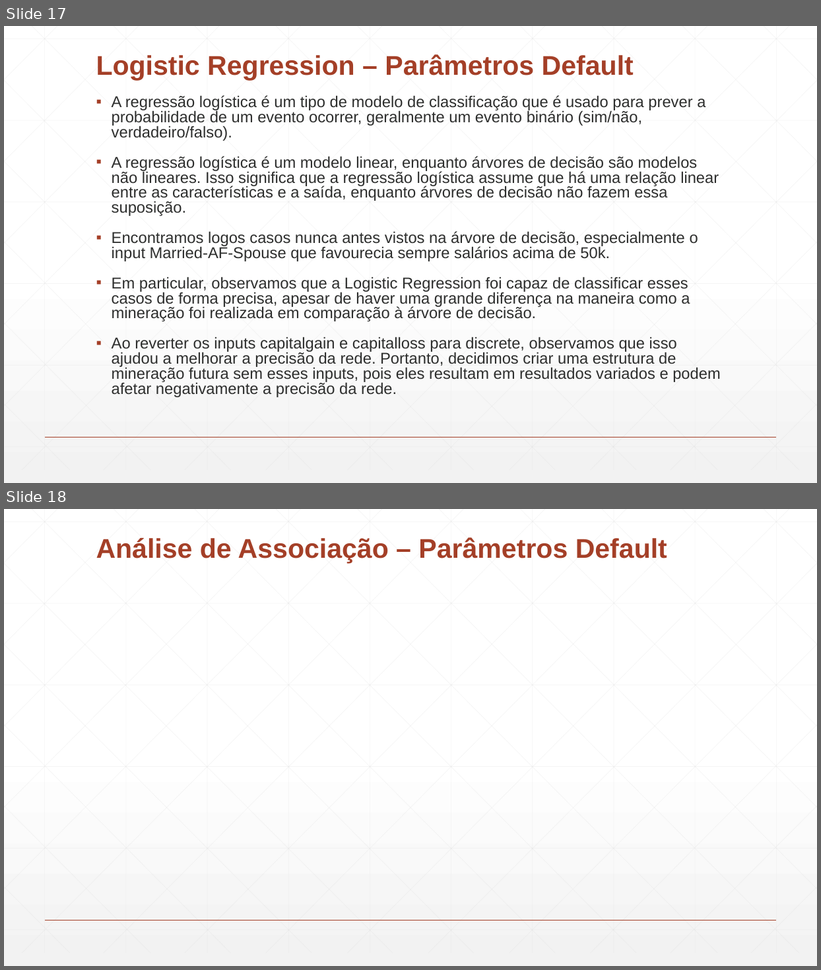
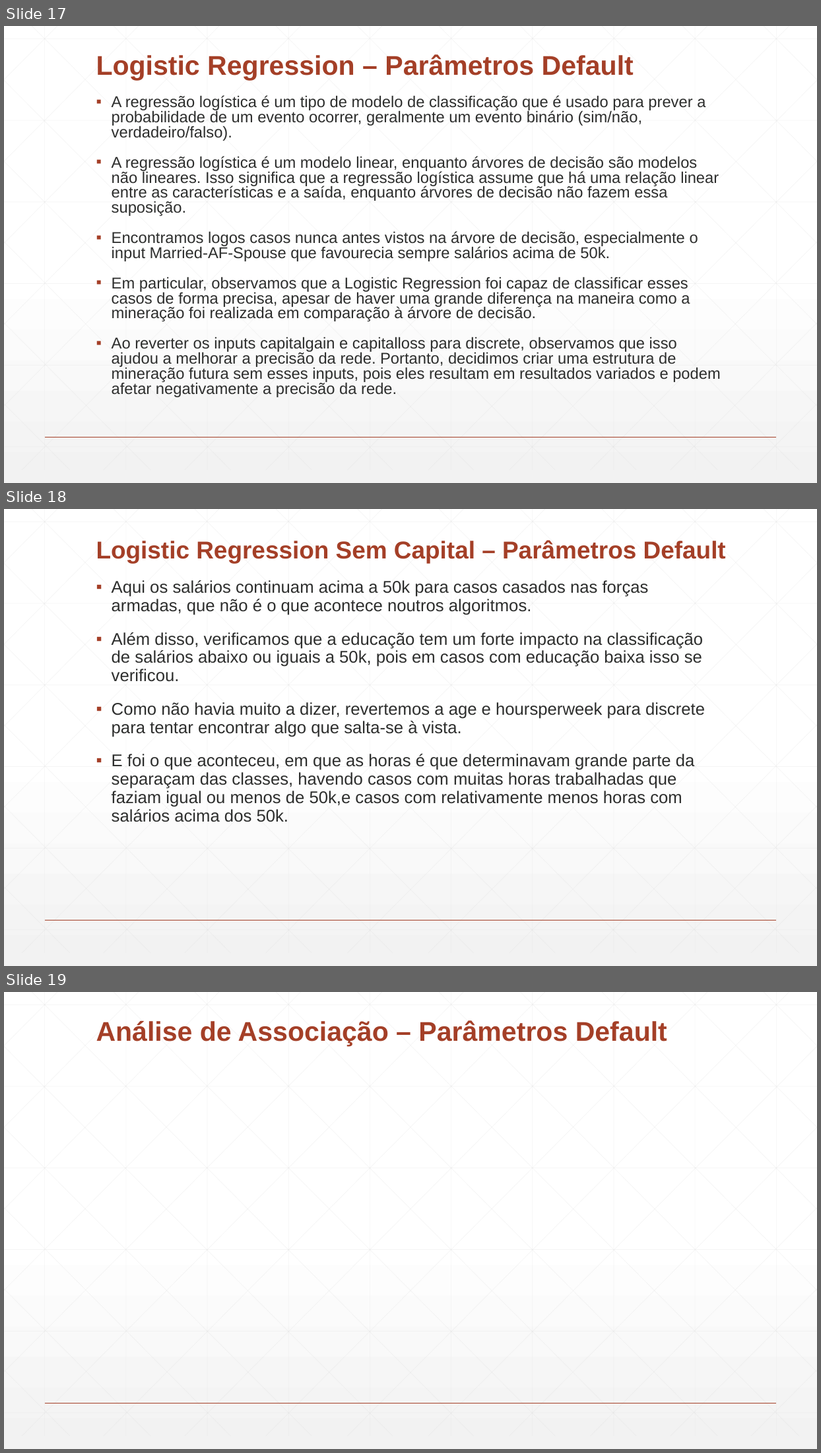
Before and after one commit to Paulitchos/SI_2_TP, a slide deck: Parte_2/DataMining.pptx. Shown one above the other, each under a label of ours: slides 17 and 18 before the commit, slides 17, 18 and 19 after it. The pictures are 821x970 and 821x1453 pixels, drawn with LibreOffice and Linux fonts; fonts in the diff are those of the drawing. Boxes give left, top, right and bottom in pixels: in the first picture for what was removed or moved away, otherwise in the second. Text is boxed around its words. In the diff, an @@ line names an element or a change of style, - is before the commit and + after.

```diff
--- a/Parte_2/DataMining.pptx
+++ b/Parte_2/DataMining.pptx
@@ slide 18 added at (4, 509, 817, 966), background gradient #FFFFFF to #F2F2F2; not listed: 47 template elements that a slide beside it also shows @@
@@ title added at (96, 540, 726, 563), 28.8 pt, text #A43F27, bold @@
+Logistic Regression Sem Capital – Parâmetros Default
@@ text added at (112, 580, 705, 823), 20 pt, text #2D2E2D @@
+▪ Aqui os salários continuam acima a 50k para casos casados nas forças armadas, que não é o que acontece noutros algoritmos.
+▪ Além disso, verificamos que a educação tem um forte impacto na classificação de salários abaixo ou iguais a 50k, pois em casos com educação baixa isso se verificou.
+▪ Como não havia muito a dizer, revertemos a age e hoursperweek para discrete para tentar encontrar algo que salta-se à vista.
+▪ E foi o que aconteceu, em que as horas é que determinavam grande parte da separaçam das classes, havendo casos com muitas horas trabalhadas que faziam igual ou menos de 50k,e casos com relativamente menos horas com salários acima dos 50k.
@@ what was slide 18 is now slide 19 @@
```
Also in this commit, not shown: 1 slide changed, 1 other slide added, 3 other files.
